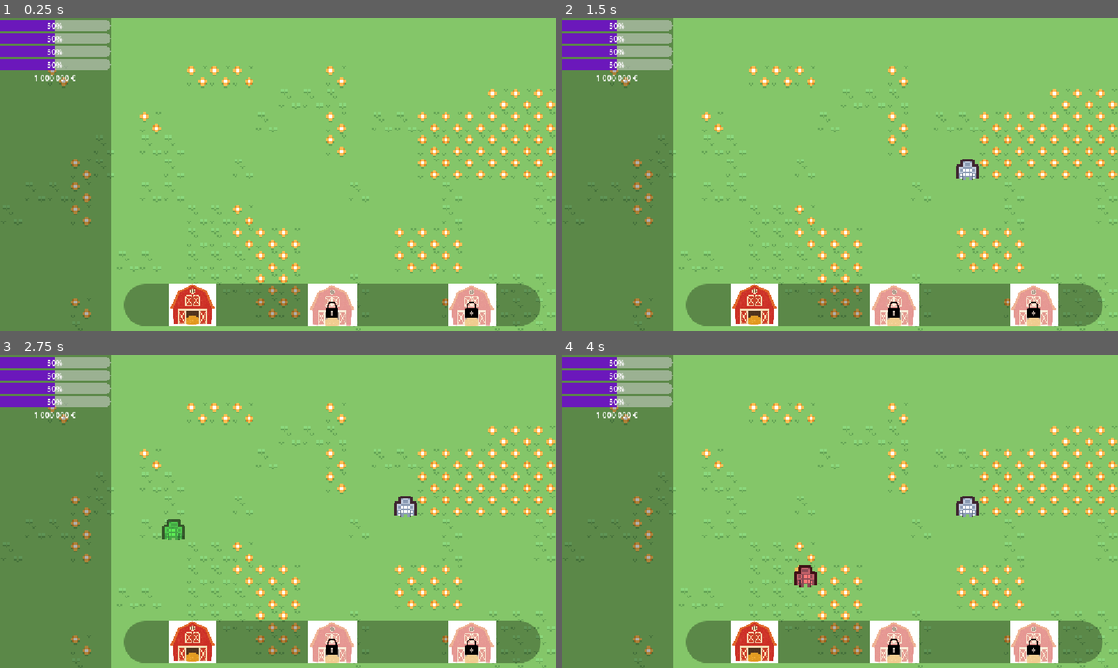
Above: before the commit, frames 1-4 (two rows, left to right).
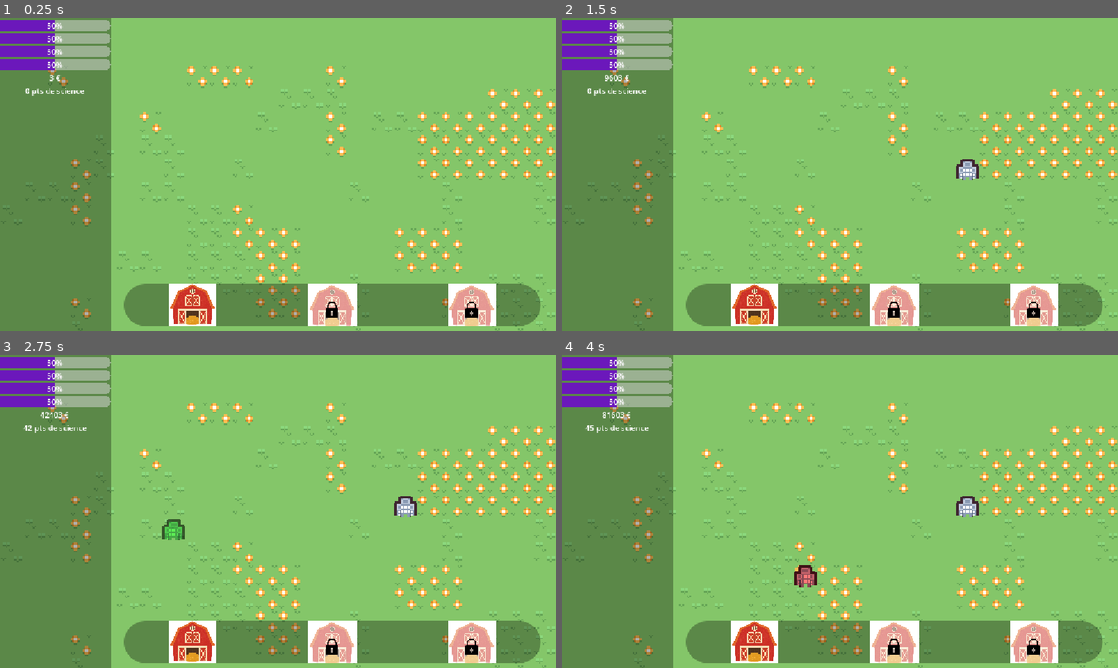
Above: after the commit, the same moments.

Repository: EthanAymeric/UniverCity
Game: Godot game, scene res://Scenes/scene1.tscn
Same seed, same stepped clock (60 frames per second), same inputs: the game is played once before the commit and once after it.
Inputs (mouse positions are in pixels of both pictures, inside the frame that each line leads up to):
- Up to frame 1 (0.25 s): no input
- Up to frame 2 (1.5 s): click (756, 305) at 0.5 s; tap Enter at 1.25 s; move the mouse to (962, 158) at 1.27 s; hold Space from 1.28 s (still down); click (962, 158) at 1.42 s
- Up to frame 3 (2.75 s): move the mouse to (166, 527) at 2.02 s; release Space at 2.03 s; hold A from 2.03 s (still down); tap Shift at 2.1 s; tap Space at 2.27, 2.3, 2.57 s
- Up to frame 4 (4 s): move the mouse to (895, 442) at 2.77 s; release A at 2.78 s; hold Space 2.78-3.53 s; tap Enter at 3.5 s; move the mouse to (812, 574) at 3.52 s; tap Shift at 3.6 s; click (812, 574) at 3.67 s; tap Space at 3.77, 3.8 s

The runs differ from the first frame. In frame 1, 0.2% of the frame differs, in the area x 4-16%, y 18-25%; in frame 2, 0.2%; in frame 3, 0.2%; in frame 4, 0.2%.

Commit message:
feat : ajout de fonctions pour incrémenter l'argent et les points de science + points de science rajoutéssur l'écran de jeu + fonctions de test avec des touches

Diff:
--- a/un-jeu/Scenes/scene1.tscn
+++ b/un-jeu/Scenes/scene1.tscn
@@ -717,6 +717,11 @@
 horizontal_alignment = 1
 vertical_alignment = 1
 
+[node name="Science" type="Label" parent="CanvasLayer/PanneauGauche/VBoxContainer" unique_id=896183271]
+layout_mode = 2
+text = "test"
+horizontal_alignment = 1
+
 [node name="BarreBatiment" type="PanelContainer" parent="CanvasLayer" unique_id=2061337036]
 offset_left = 257.0
 offset_top = 551.0
--- a/un-jeu/Scripts/game_manager.gd
+++ b/un-jeu/Scripts/game_manager.gd
@@ -6,6 +6,9 @@
 @onready var preview_sprite: Sprite2D = $PreviewSprite
 @onready var batiment_1_btn: TextureButton = $CanvasLayer/BarreBatiment/HBoxContainer/Batiment1
 
+@onready var money: Label = $CanvasLayer/PanneauGauche/VBoxContainer/Argent
+@onready var science: Label = $CanvasLayer/PanneauGauche/VBoxContainer/Science
+
 ## Scène de bâtiment par défaut
 @export var farm_scene: PackedScene = preload("res://Scenes/Building.tscn")
 
@@ -13,6 +16,10 @@
 var is_placing: bool = false
 var current_scene_to_place: PackedScene = null
 var current_footprint: Vector2i = Vector2i(1, 1)
+
+# Variables de score
+var score_money = 0
+var score_science = 0
 
 ## Registre des cases occupées : clé = Vector2i, valeur = Building
 var occupied_cells: Dictionary = {}
@@ -25,7 +32,19 @@
 	# Connexion du bouton de bâtiment
 	batiment_1_btn.pressed.connect(_on_batiment_1_pressed)
 
+	# Affichage du score d'argent possédé
+	# TESTS
+	add_money(3)
+	show_money()
+
+	show_science()
+
+
 func _process(_delta: float) -> void:
+	# TESTS
+	space_add_money()
+	a_add_science()
+
 	if not is_placing:
 		return
 
@@ -43,6 +62,8 @@
 		preview_sprite.modulate = Color(0.3, 1.0, 0.3, 0.7) # Vert : constructible
 	else:
 		preview_sprite.modulate = Color(1.0, 0.25, 0.25, 0.7) # Rouge : impossible
+
+
 
 func _unhandled_input(event: InputEvent) -> void:
 	if not is_placing:
@@ -133,3 +154,35 @@
 ## Clic sur le bouton de la ferme dans l'interface
 func _on_batiment_1_pressed() -> void:
 	start_placement(farm_scene)
+
+
+### Gestion/Affichage de l'argent gagné
+
+# Affichage du score
+func show_money():
+	money.text = str(score_money) + " €"
+
+
+# Ajout d'une somme 'score' choisi par le jeu d'argent
+func add_money(score):
+	score_money += score
+
+### Gestion/Affichage des points de science gagnés
+func show_science():
+	science.text = str(score_science) + " pts de science"
+
+func add_science(score):
+	score_science += score
+
+## DEBUG TOOLS
+# Augmente l'argent gagné de 1 en appuyant sur la touche espace et l'affiche
+# TESTS
+func space_add_money():
+	if Input.is_key_pressed(KEY_SPACE):
+		add_money(800)
+		show_money()
+
+func a_add_science():
+	if Input.is_key_pressed(KEY_A):
+		add_science(1)
+		show_science()
Not shown, added: un-jeu/Assets/Ressources/science.png.import
